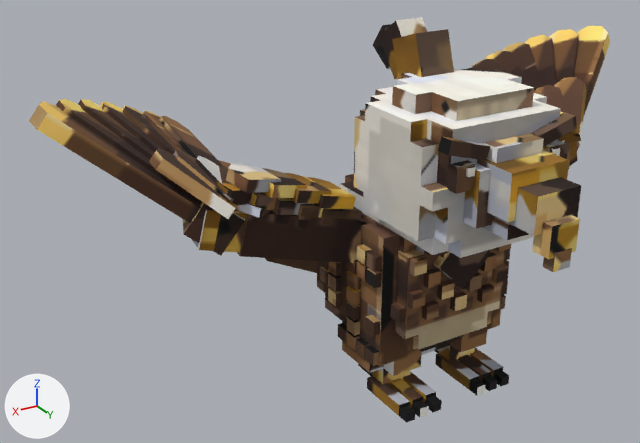
A saved change to the glTF model mas1-arte/mascotas-altas-v02/aguila-legendaria/AguilaLegendaria.glb.
Both versions are drawn from a 50 mm camera at (5.95, 7.6, 6.22) aimed at (0.92, -0.79, 2.03). The lights are fixed; the arrows at lower left show +X, +Y and +Z. The picture after the commit comes second. Vertices at exactly the same position are counted once.

The first picture shows 'AguilaLegendaria'.
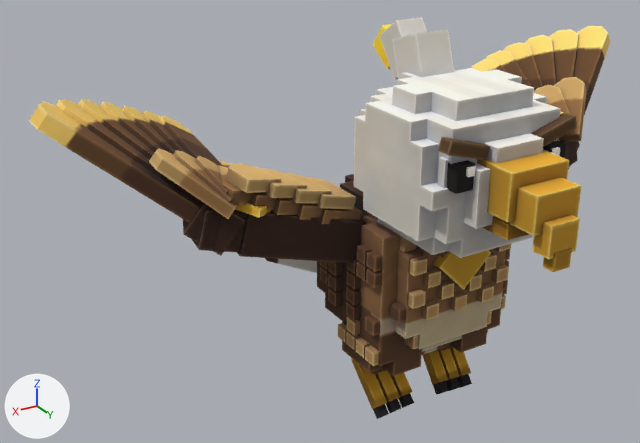
Location of each change, (x1, y1, x2, y2) in pixels of the pictures (640 x 443 px; the box of a moved part takes in the faces that stretch with it):
'AguilaLegendaria', reshaped: before (29, 17, 610, 423); after (29, 17, 610, 419)
part 1 of me_aguilalegendaria, moved or reshaped: before (482, 375, 497, 391); after (446, 377, 460, 391)
part 2 of me_aguilalegendaria, added: after (438, 157, 449, 188)
part 3 of me_aguilalegendaria, deleted: before (358, 348, 509, 423)
part 4 of me_aguilalegendaria, reshaped: before (341, 174, 502, 384); after (341, 174, 502, 419)
part 5 of me_aguilalegendaria, surface changed: (29, 20, 586, 376) in both

Edits to the bpy script that builds the scene:
```text
Change me_aguilalegendaria:
    used by ob_aguilalegendaria; location = (0.0, 0.0, 0.0)
    remove me_aguilalegendaria.from_pydata(...)  # 2341 vertices, 3972 faces; spans x -4.05..4.05, y -2.71..2.2, z 0.1..4.41
    add me_aguilalegendaria.from_pydata(...)  # 2384 vertices, 4042 faces; spans x -4.05..4.05, y -2.71..2.2, z -0.28..4.41
    me_aguilalegendaria part 1: the loose piece of 8 vertices spanning x -0.58..-0.46, y 0.72..0.88, z 0.11..0.23 is multiplied about its middle by the matrix ((0.998, 0.052, -0.047), (0.0, 0.669, 0.743), (0.07, -0.741, 0.668)), then moved by (0.06, -0.6, -0.33)
    me_aguilalegendaria part 2: a new loose piece, a box spanning x 0.46..0.74, y 1.16..1.26, z 3.05..3.38, in mat_aguilalegendaria (picture img_aguilalegendaria_paleta_1024)
    me_aguilalegendaria part 3: 13 loose pieces with 104 vertices, spanning x -0.79..0.79, y -0.39..0.88, z 0.11..0.28, are deleted
    me_aguilalegendaria part 4
    11 vertices are removed from x -0.7..0.7, y -0.3..0.3, z 0.1..2.5
    88 faces are deleted
    66 vertices are added at x -0.73..0.73, y -0.9..0.29, z -0.28..2.5
    16 new vertices lie (0.0, 0.11, 0.1) away from vertices in x -0.73..0.73, y -0.63..0.13, z -0.18..0.69
    6 new vertices lie (0.03, -0.44, 0.49) away from vertices in x 0.2..0.73, y 0.13, z -0.18..-0.14
    6 new vertices lie (0.01, 0.11, 0.1) away from vertices in x 0.23..0.76, y -0.31, z 0.31..0.35
    6 new vertices lie (-0.03, -0.44, 0.49) away from vertices in x -0.73..-0.2, y 0.13, z -0.18..-0.14
    6 new vertices lie (-0.01, 0.11, 0.1) away from vertices in x -0.76..-0.23, y -0.31, z 0.31..0.35
    12 new vertices lie (0.01, 0.09, 0.08) away from vertices in x 0.2..0.71, y 0.1..0.2, z -0.28..-0.13
    8 new vertices lie (0.01, -0.09, -0.08) away from vertices in x -0.72..-0.21, y 0.19..0.29, z -0.2..-0.05
    266 new faces join them
    me_aguilalegendaria part 5: 3240 kept faces spanning x -4.05..4.05, y -2.71..2.2, z 0.3..4.41 get new texture (UV) coordinates
    other edits to the shape of me_aguilalegendaria do not show in these pictures
```
